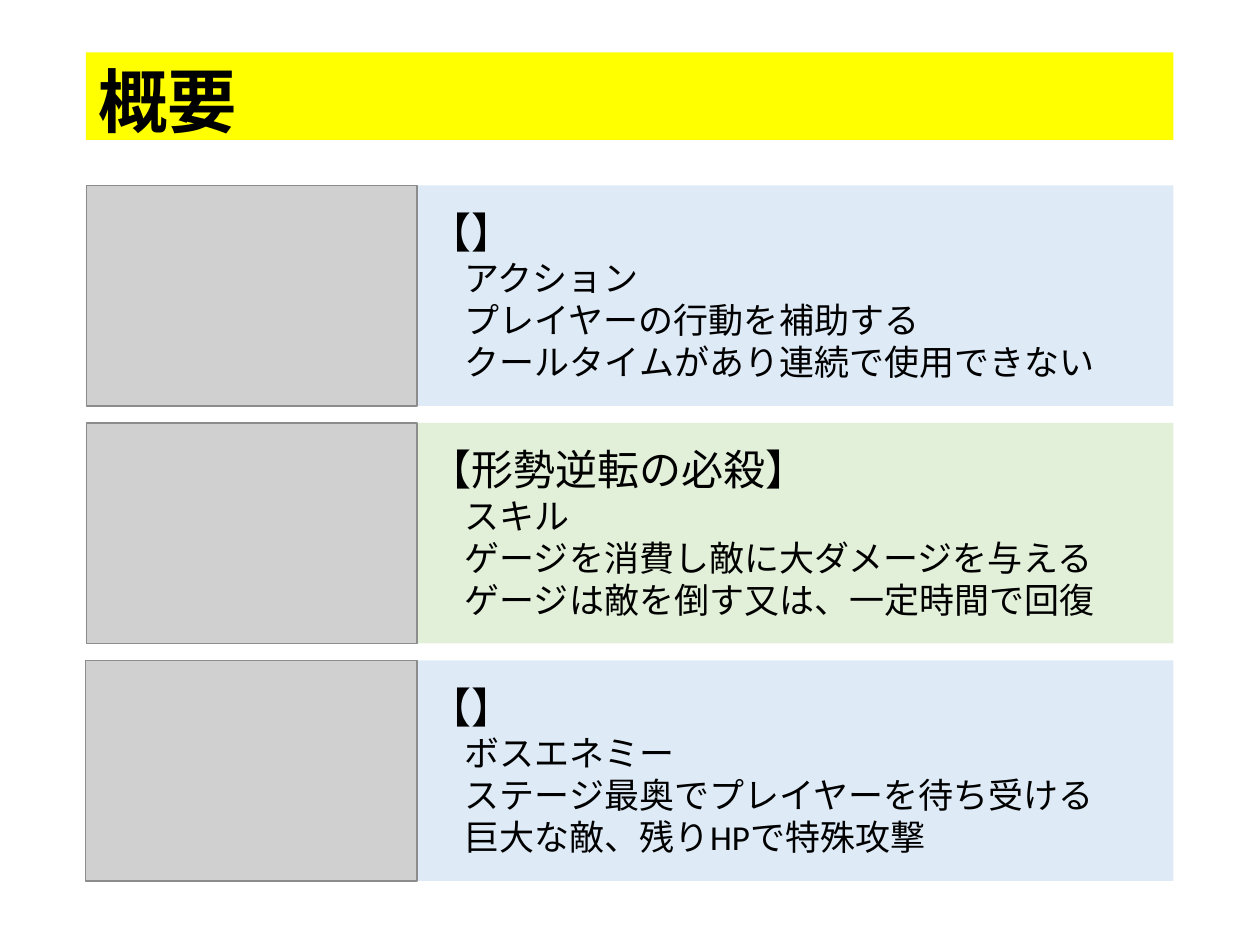
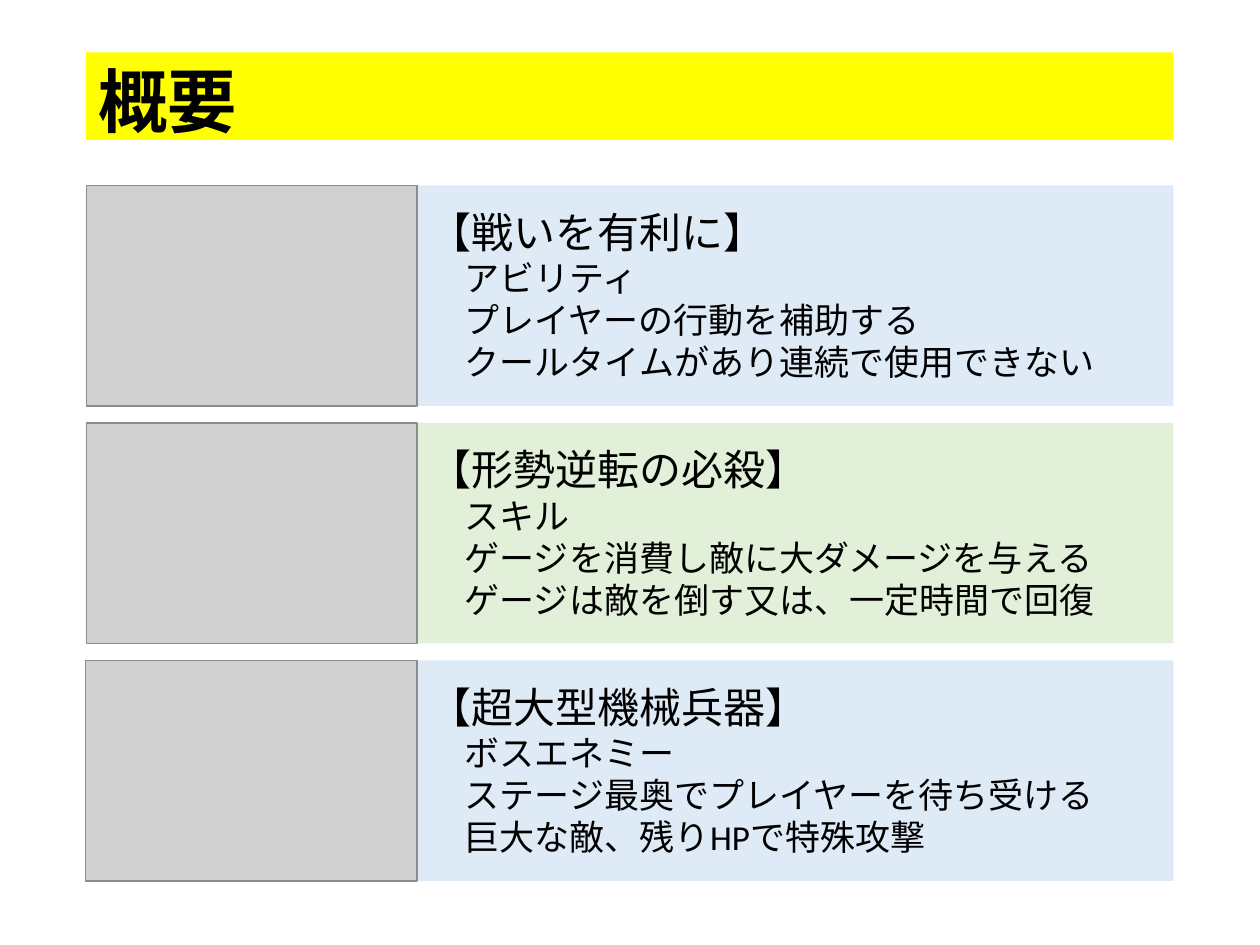
Before and after one commit to thi-bow/2017Team05, a slide deck: slide 3 of 企画/企画書/プレゼンテーション1.pptx. Drawn at 1260x945 pixels with LibreOffice and Linux fonts; fonts in the diff are those of the drawing; grey boxes stand for pictures. Boxes give left, top, right and bottom in pixels: in the first picture for what was removed or moved away, otherwise in the second. Text is boxed around its words. In the diff, an @@ line names an element or a change of style, - is before the commit and + after.

```diff
--- a/企画/企画書/プレゼンテーション1.pptx
+++ b/企画/企画書/プレゼンテーション1.pptx
@@ text at <box>429,212,765,294</box>: text changed; size 20 to 24 pt @@
-【】
-アクション
+【戦いを有利に】
+アビリティ
@@ text at <box>429,687,807,727</box>: text changed @@
-【】
+【超大型機械兵器】
```
Also in this commit, not shown: 4 other slides changed, 1 slide added, 4 slides removed, 13 other files.
